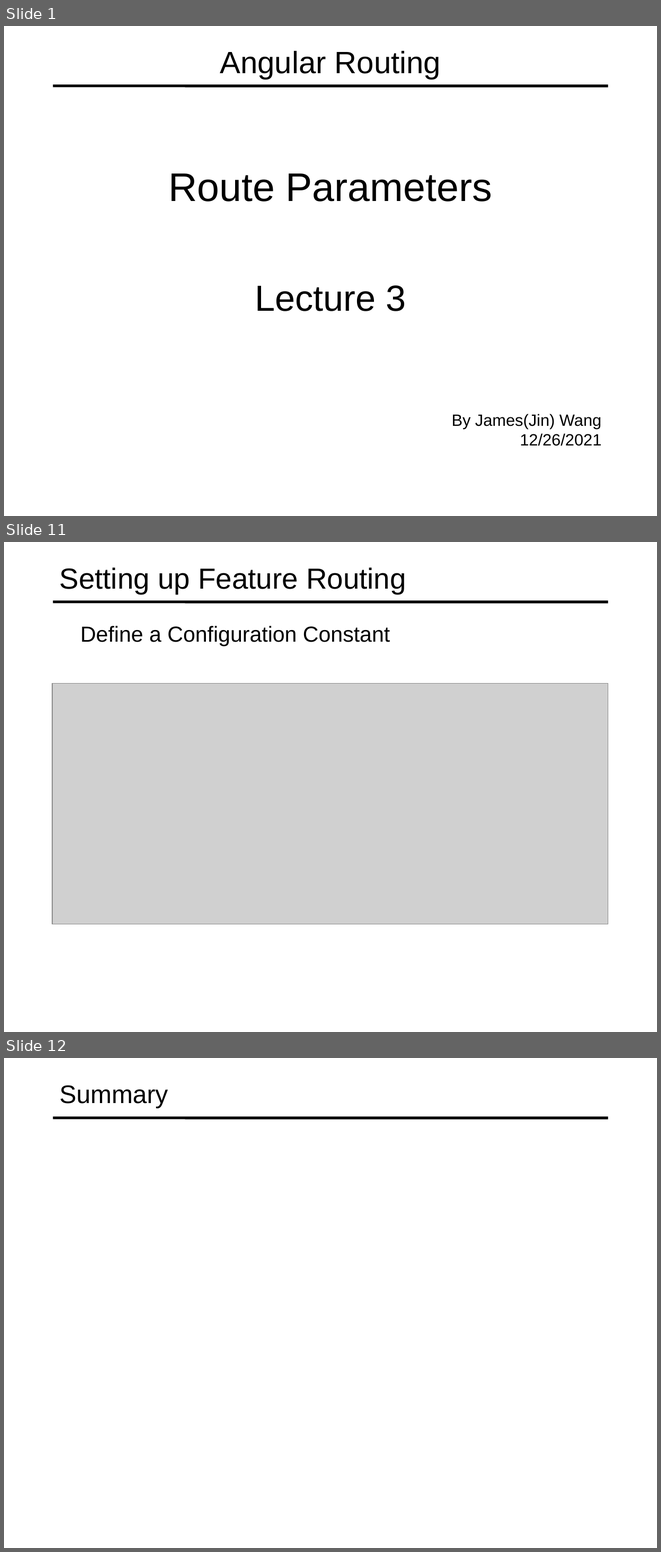
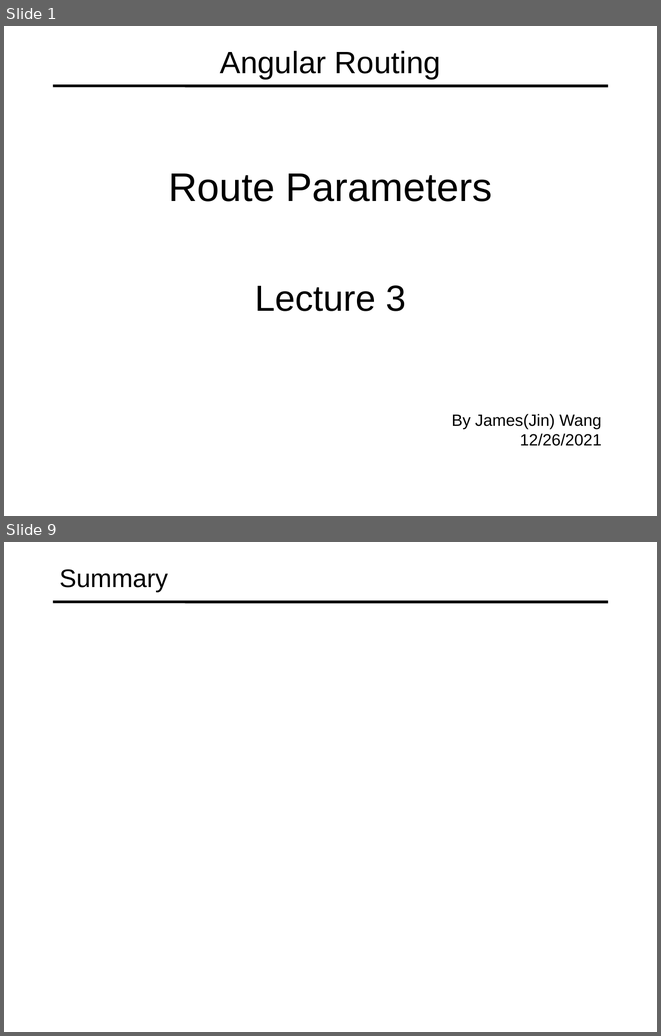
Before and after one commit to specter01wj/Jago_Link_Training, a slide deck: Angular/Angular12/Deep Dive/Angular Routing/3_Route Parameters/L3_Route Parameters.ppt. Shown one above the other, each under a label of ours: slides 1, 11 and 12 before the commit, slides 1 and 9 after it; the slides between them are not shown. The pictures are 661x1552 and 661x1036 pixels, drawn with LibreOffice and Linux fonts; fonts in the diff are those of the drawing; grey boxes stand for pictures. Boxes give left, top, right and bottom in pixels: in the first picture for what was removed or moved away, otherwise in the second. Text is boxed around its words. In the diff, an @@ line names an element or a change of style, - is before the commit and + after.

```diff
--- a/Angular/Angular12/Deep Dive/Angular Routing/3_Route Parameters/L3_Route Parameters.ppt
+++ b/Angular/Angular12/Deep Dive/Angular Routing/3_Route Parameters/L3_Route Parameters.ppt
@@ slide 11 removed at (x1=4, y1=542, x2=657, y2=1032), background #FFFFFF; not listed: 1 template element that a slide beside it also shows @@
@@ title removed at (x1=60, y1=567, x2=406, y2=594) @@
-Setting up Feature Routing
@@ text removed at (x1=80, y1=626, x2=390, y2=646) @@
-  Define a Configuration Constant
@@ picture removed at (x1=52, y1=683, x2=608, y2=924) @@
@@ what was slide 12 is now slide 9 @@
```
Also in this commit, not shown: 7 slides added, 9 other slides removed.
